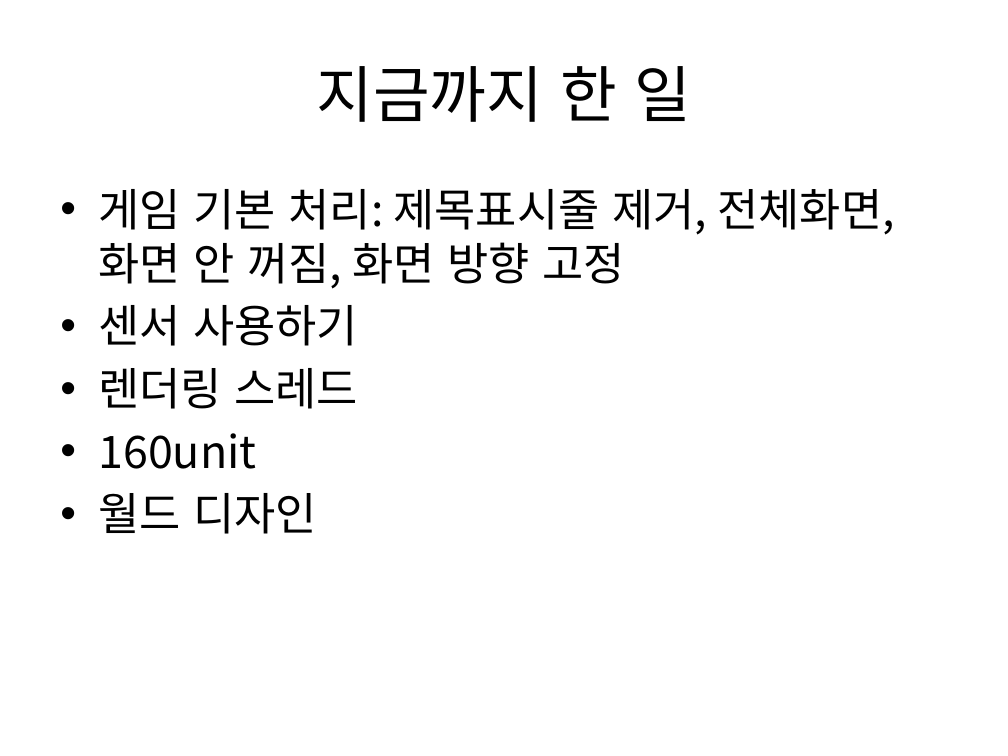
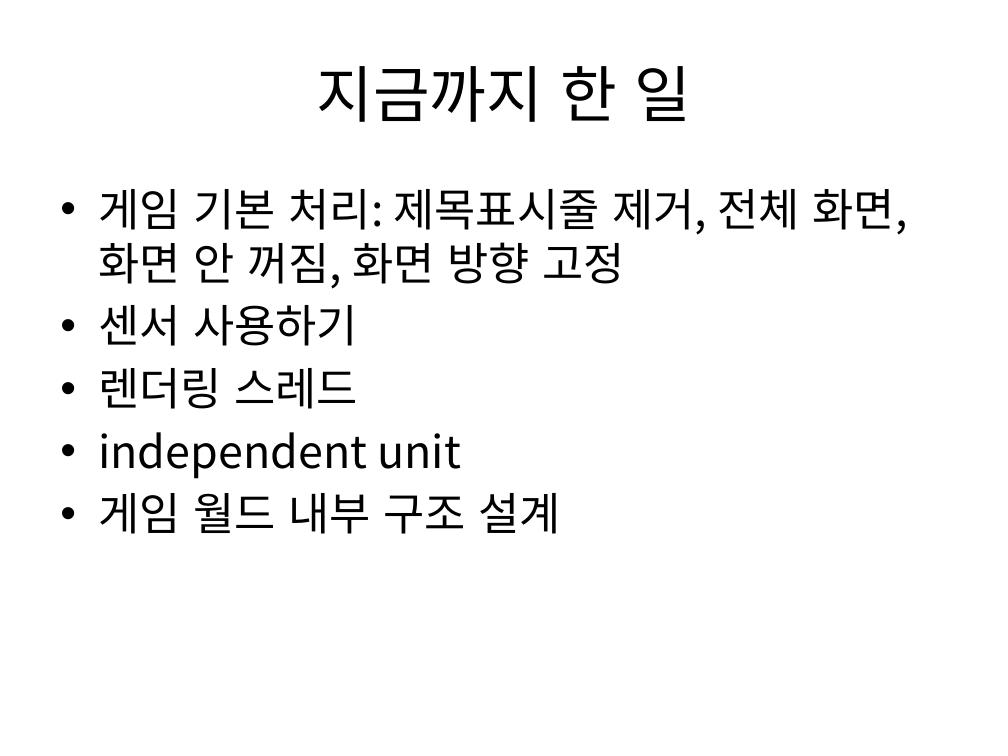
Before and after one commit to zwycid/dimension-drive-downside, a slide deck: slide 2 of presentation/중간발표-ssidang.pptx. Drawn at 1008x756 pixels with LibreOffice and Linux fonts; fonts in the diff are those of the drawing. Boxes give left, top, right and bottom in pixels: in the first picture for what was removed or moved away, otherwise in the second. Text is boxed around its words. In the diff, an @@ line names an element or a change of style, - is before the commit and + after.

```diff
--- a/presentation/중간발표-ssidang.pptx
+++ b/presentation/중간발표-ssidang.pptx
@@ text at [98, 189, 907, 289]: spaces changed @@
-• 게임 기본 처리: 제목표시줄 제거, 전체화면, 화면 안 꺼짐, 화면 방향 고정
+• 게임 기본 처리: 제목표시줄 제거, 전체 화면, 화면 안 꺼짐, 화면 방향 고정
@@ text at [98, 432, 560, 534]: text changed @@
-• 160unit
-• 월드 디자인
+• independent unit
+• 게임 월드 내부 구조 설계
```
Also in this commit, not shown: 6 slides added.
